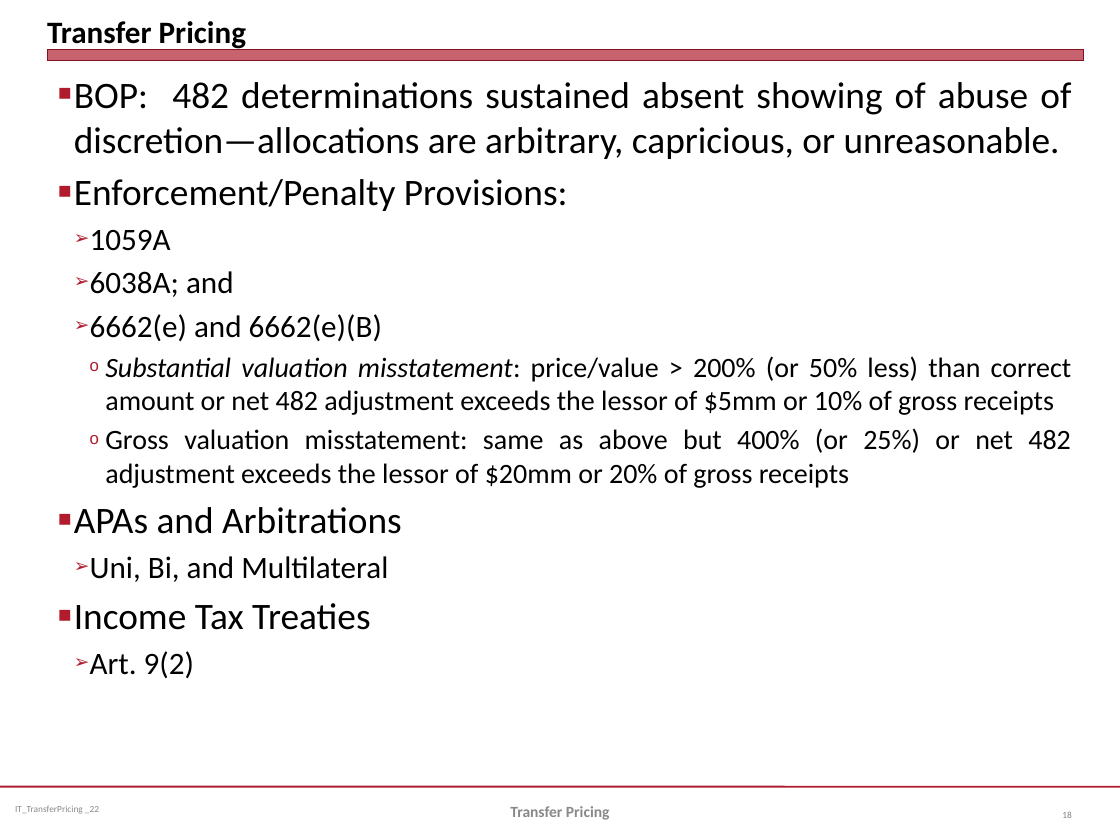
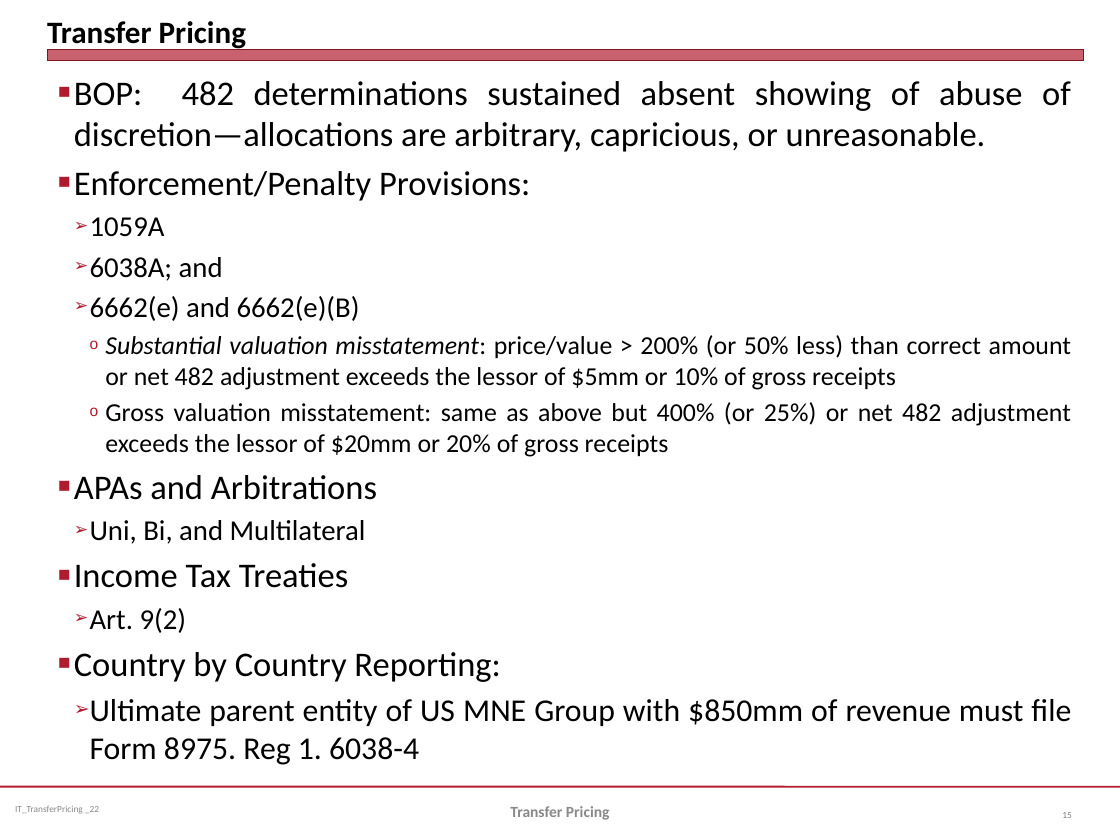
Before and after one commit to jmc877/International-Tax, a slide deck: slide 15 of slides/IT_TransferPricing_2022.pptx (slide 18 before the commit). Drawn at 1120x840 pixels with LibreOffice and Linux fonts; fonts in the diff are those of the drawing. Boxes give left, top, right and bottom in pixels: in the first picture for what was removed or moved away, otherwise in the second. Text is boxed around its words. In the diff, an @@ line names an element or a change of style, - is before the commit and + after.

```diff
--- a/slides/IT_TransferPricing_2022.pptx
+++ b/slides/IT_TransferPricing_2022.pptx
@@ text at <box>74,81,1071,633</box>: size 24 to 22.2 pt in "BOP: 482 determinations sustained absent showing of ...", "Enforcement/Penalty Provisions:", "APAs and Arbitrations", "Income Tax Treaties"; size 20 to 18.5 pt in "1059A", "6038A; and", "6662(e) and 6662(e)(B)", "Uni, Bi, and Multilateral" and 1 more places; size 18 to 16.6 pt in "Substantial valuation misstatement: price/value > 200% (or ...", "Gross valuation misstatement: same as above but ..." @@
@@ text at <box>74,652,1071,765</box>: paragraphs added @@
+■ Country by Country Reporting:
+  ➢ Ultimate parent entity of US MNE Group with $850mm of revenue must file Form 8975. Reg 1. 6038-4
```
Also in this commit, not shown: 2 other slides changed, 6 slides added, 4 slides removed, 7 other files.
